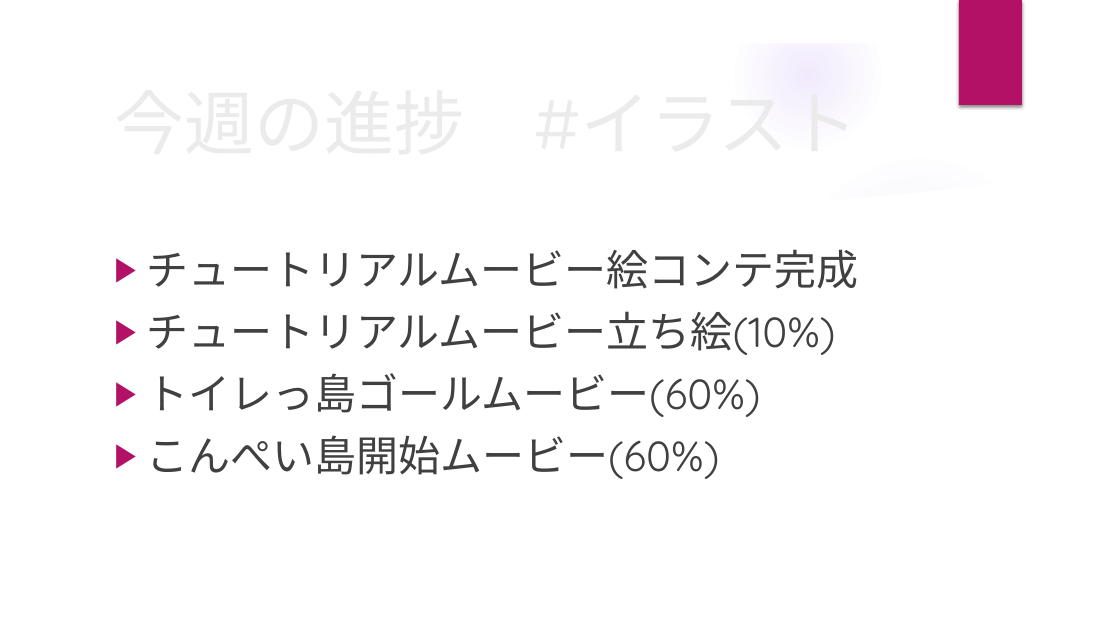
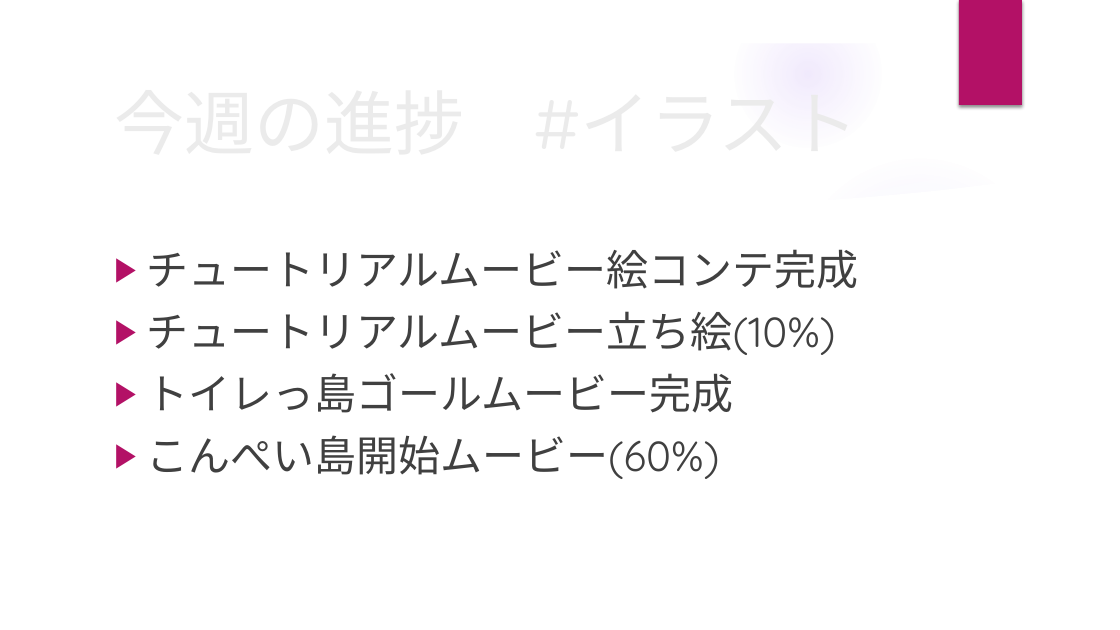
Before and after one commit to incho/MobileApp, a slide deck: slide 3 of スライド/実験４_1121.pptx. Drawn at 1120x630 pixels with LibreOffice and Linux fonts; fonts in the diff are those of the drawing; background and template pictures are left out. Boxes give left, top, right and bottom in pixels: in the first picture for what was removed or moved away, otherwise in the second. Text is boxed around its words. In the diff, an @@ line names an element or a change of style, - is before the commit and + after.

Commit message:
ppp

```diff
--- a/スライド/実験４_1121.pptx
+++ b/スライド/実験４_1121.pptx
@@ text at [146,373,733,413]: text changed @@
-▶ トイレっ島ゴールムービー(60%)
+▶ トイレっ島ゴールムービー完成
```
